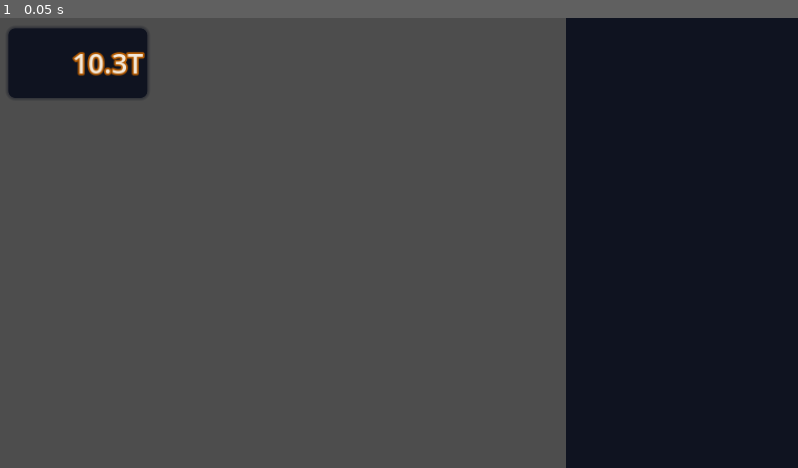
Above: before the commit, frame 1.
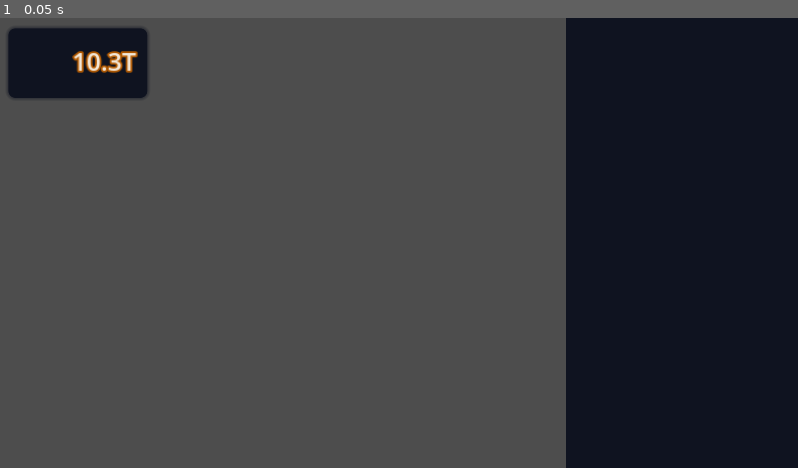
Above: after the commit, the same moment.

Repository: verstraate/monster-daycare
Game: Godot game, scene res://_Scenes/Game/game.tscn
Two runs of this game, one before a commit and one after it. Both use one fixed random seed, a clock stepped at 60 frames per second and the inputs below. This scene is started directly instead of the project's main scene.
Inputs:
- Up to frame 1 (0.05 s): no input

The runs differ from the first frame. In frame 1, 0.4% of the frame differs, in the area x 9-19%, y 7-13%.
Error after the commit: Parse Error: Class "IdleNumber" hides an autoload singleton. (res://Scripts/IdleNumber.gd:1)

Commit message:
feat: Created MoneyManager

Diff:
--- a/Scripts/IdleNumber.gd
+++ b/Scripts/IdleNumber.gd
@@ -1,6 +1,9 @@
-extends Node
+class_name IdleNumber
 
-var _num_places: Array[int] = [0]
+var _num_places: Array[int]
+
+func _init() -> void:
+	_num_places = [0]
 
 func display_value(significant_figures: int = 3) -> String:
 	var highest_place: int = _num_places.back()
@@ -8,10 +11,12 @@
 
 	var result: String = str(highest_place)
 
-	var _place_length: int = result.length()
-	if _place_length < significant_figures:
-		var second_highest_place: String = str(_num_places[_num_places.size() - 2]).pad_zeros(significant_figures)
-		result = "%s.%s" % [result, second_highest_place.substr(0, significant_figures - _place_length)]
+	var _result_length: int = result.length()
+	if _result_length < significant_figures and _num_places.size() > 1:
+		var substr_length: int = significant_figures - _result_length
+		var second_highest_place: String = str(_num_places[-2]).pad_zeros(3) # e.g., 123 -> 123, 12 -> 012, 1 -> 001
+		second_highest_place = second_highest_place.substr(0, substr_length)
+		result = "%s.%s" % [result, second_highest_place]
 
 	return "%s%s" % [result, amount_suffix]
 
@@ -39,7 +44,7 @@
 	var _value_size: int = value_places.size()
 
 	var carry: int = 0
-	while _temp_size > 0 or _value_size > 0:
+	while _temp_size > 0 or _value_size > 0 or carry > 0:
 		var curr_place: int = 0
 
 		if _temp_size > 0:
--- a/_Scenes/Game/game.tscn
+++ b/_Scenes/Game/game.tscn
@@ -1,7 +1,10 @@
-[gd_scene load_steps=2 format=3 uid="uid://bi7aj25brt7l6"]
+[gd_scene load_steps=3 format=3 uid="uid://bi7aj25brt7l6"]
 
 [ext_resource type="PackedScene" uid="uid://33dpkdbpx7lf" path="res://_Scenes/UI/ui.tscn" id="1_65hya"]
+[ext_resource type="PackedScene" uid="uid://ds0fdr74n7wjs" path="res://_Scenes/MoneyManager/money_manager.tscn" id="2_c7f46"]
 
 [node name="Game" type="Node2D"]
 
 [node name="UI" parent="." instance=ExtResource("1_65hya")]
+
+[node name="MoneyManager" parent="." instance=ExtResource("2_c7f46")]
--- a/_Scenes/Game/money_ui.tres
+++ b/_Scenes/Game/money_ui.tres
@@ -14,4 +14,4 @@
 RichTextLabel/colors/default_color = Color(0.95, 0.910417, 0.855, 1)
 RichTextLabel/colors/font_outline_color = Color(0.7, 0.35, 0, 1)
 RichTextLabel/constants/outline_size = 10
-RichTextLabel/font_sizes/normal_font_size = 40
+RichTextLabel/font_sizes/normal_font_size = 36
--- /dev/null
+++ b/_Scenes/MoneyManager/money_manager.gd
@@ -0,0 +1,23 @@
+class_name MoneyManager
+extends Node2D
+
+var _money: IdleNumber = IdleNumber.new()
+
+@export
+var starting_money: String
+
+signal money_updated(value: IdleNumber)
+
+func _ready() -> void:
+	_money.add(starting_money)
+
+func get_money() -> IdleNumber:
+	return _money
+
+func adjust_money(value: String) -> void:
+	if value[0] == "-":
+		_money.subtract(value)
+	else:
+		_money.add(value)
+
+	money_updated.emit(_money)
--- /dev/null
+++ b/_Scenes/MoneyManager/money_manager.tscn
@@ -0,0 +1,6 @@
+[gd_scene load_steps=2 format=3 uid="uid://ds0fdr74n7wjs"]
+
+[ext_resource type="Script" path="res://_Scenes/MoneyManager/money_manager.gd" id="1_68g30"]
+
+[node name="MoneyManager" type="Node2D" groups=["Money"]]
+script = ExtResource("1_68g30")
